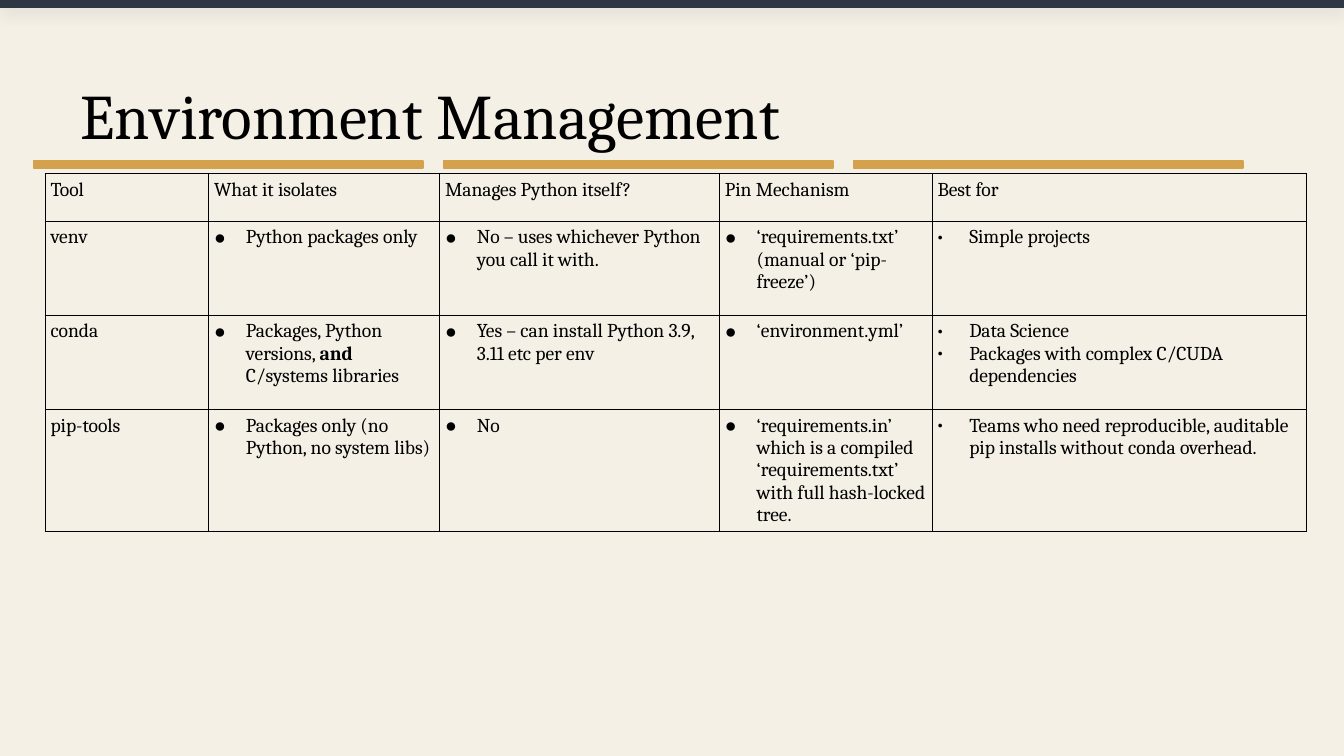
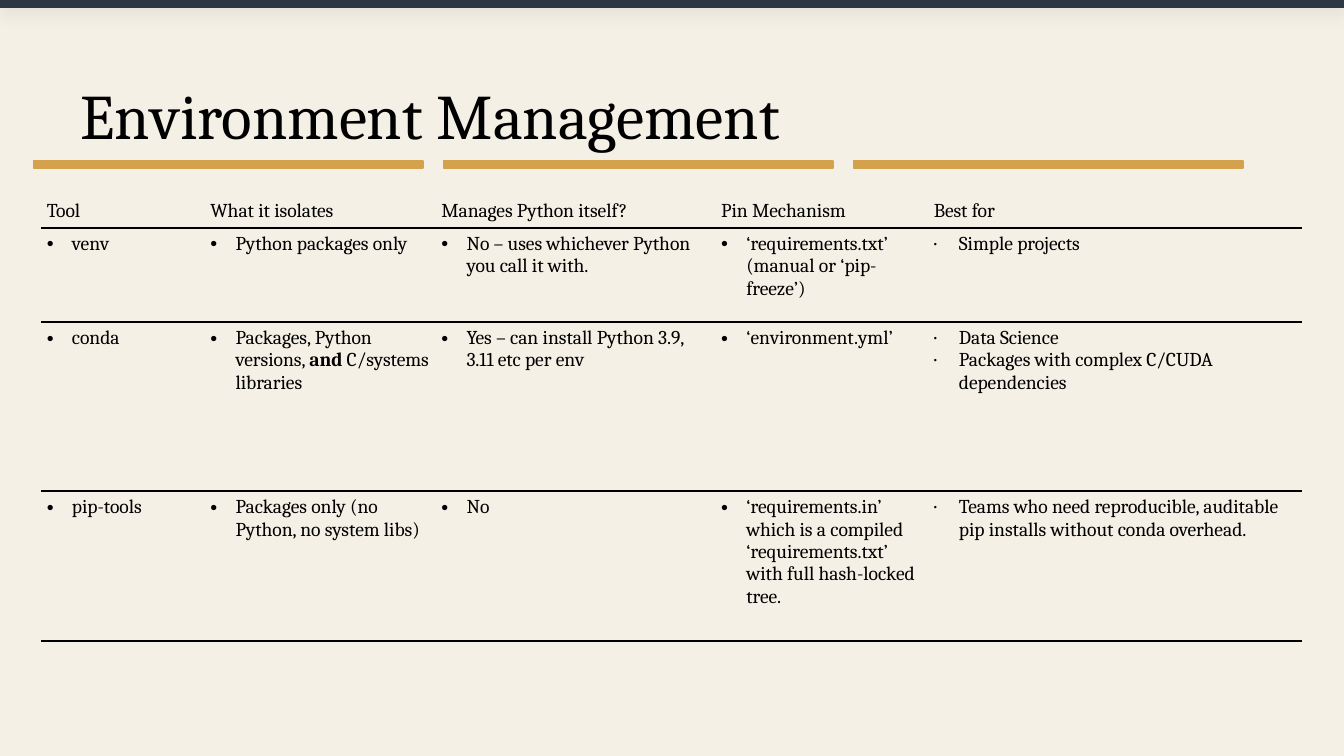
Before and after one commit to davejeon/dsr_ml_ops, a slide deck: slide 11 of day1_slides.pptx (slide 12 before the commit). Drawn at 1344x756 pixels with LibreOffice and Linux fonts; fonts in the diff are those of the drawing. Boxes give left, top, right and bottom in pixels: in the first picture for what was removed or moved away, otherwise in the second. Text is boxed around its words. In the diff, an @@ line names an element or a change of style, - is before the commit and + after.

```diff
--- a/day1_slides.pptx
+++ b/day1_slides.pptx
@@ table at [42,195,1302,642] @@
@@ bullet none to • @@
@@ bullet ● to • @@
@@ borders changed @@
@@ table: place and size @@
-table at [46,173,1306,756]
+table at [42,195,1302,642]
```
Also in this commit, not shown: 10 other slides changed, 19 slides added, 3 slides removed, 3 other files.
